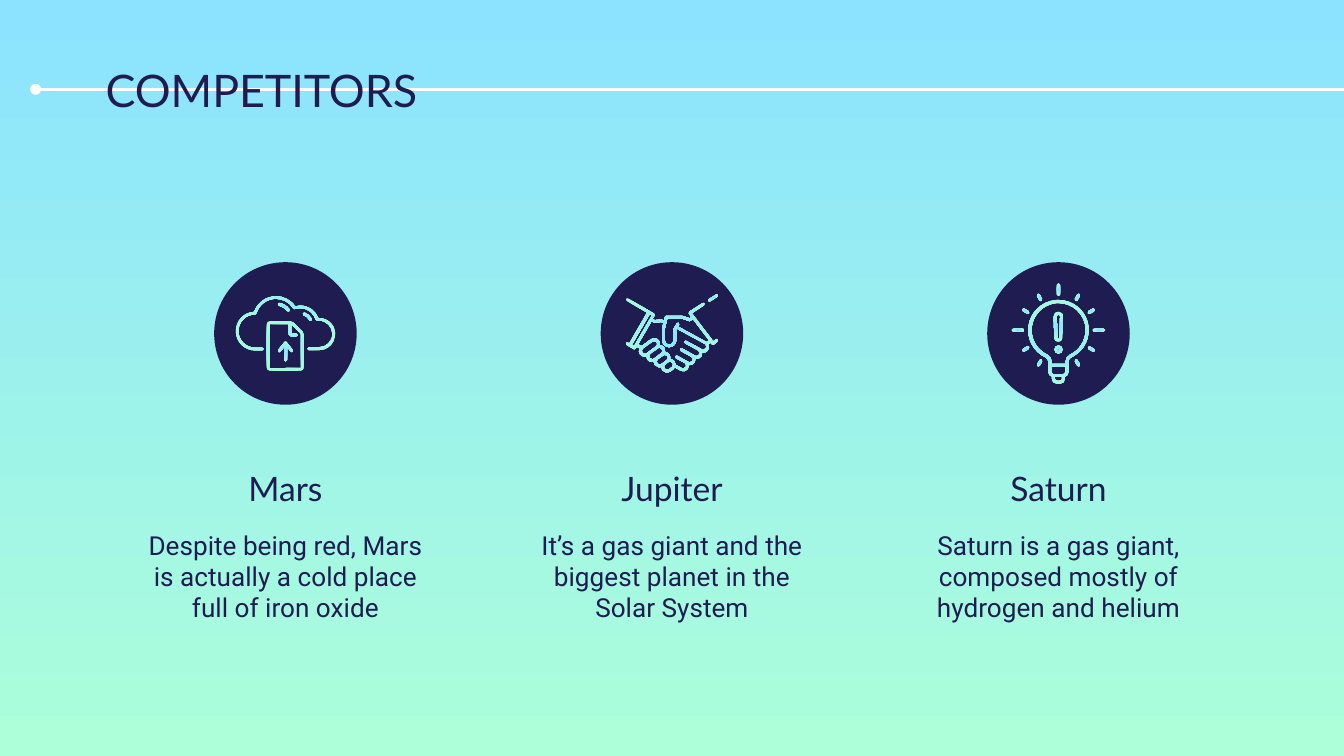
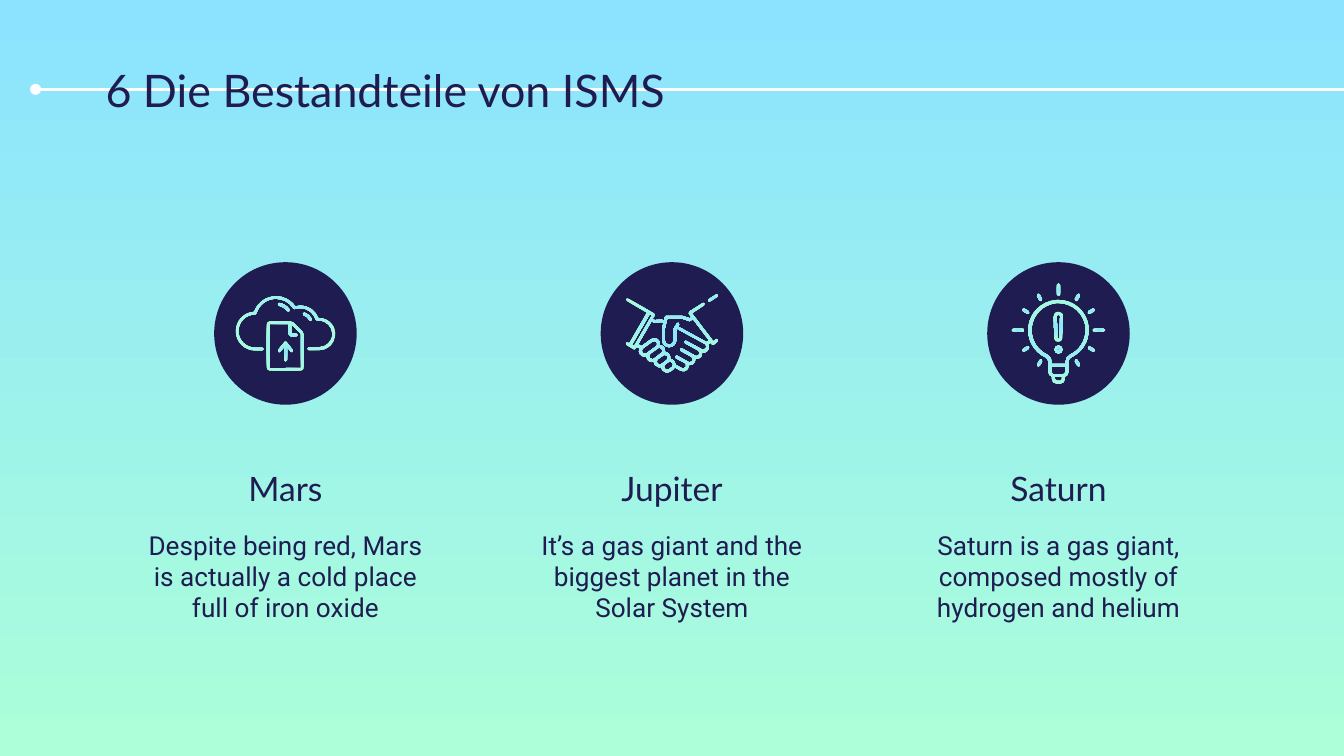
Before and after one commit to eliagarzi/m146-gruebigarzi, a slide deck: slide 8 of LB1/LB-1_Sicherheitim_WAN.pptx (slide 9 before the commit). Drawn at 1344x756 pixels with LibreOffice and Linux fonts; fonts in the diff are those of the drawing. Boxes give left, top, right and bottom in pixels: in the first picture for what was removed or moved away, otherwise in the second. Text is boxed around its words. In the diff, an @@ line names an element or a change of style, - is before the commit and + after.

```diff
--- a/LB1/LB-1_Sicherheitim_WAN.pptx
+++ b/LB1/LB-1_Sicherheitim_WAN.pptx
@@ title at (x1=106, y1=74, x2=665, y2=108): text changed @@
-COMPETITORS
+6 Die Bestandteile von ISMS
```
Also in this commit, not shown: 7 other slides changed, 2 slides added, 5 slides removed.
